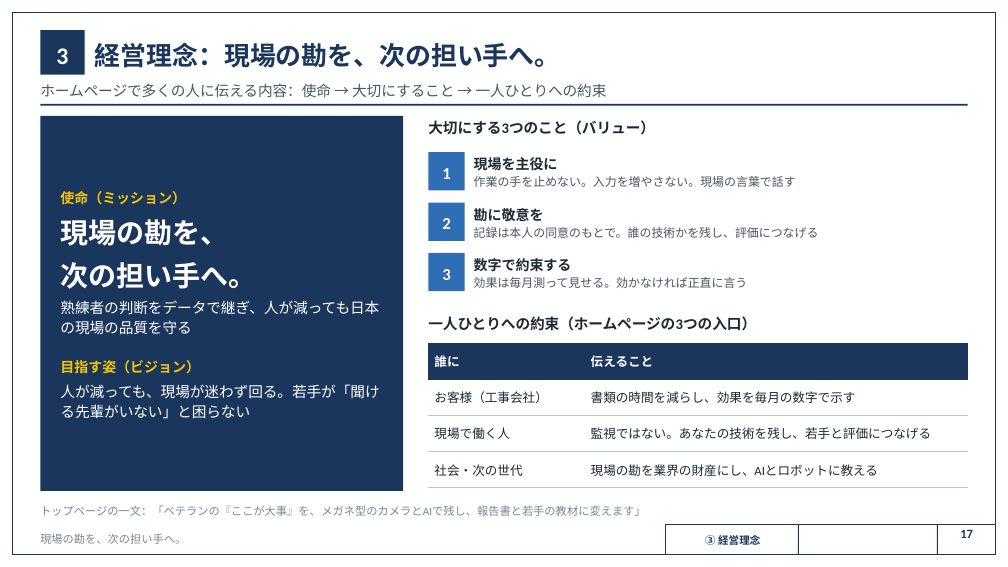
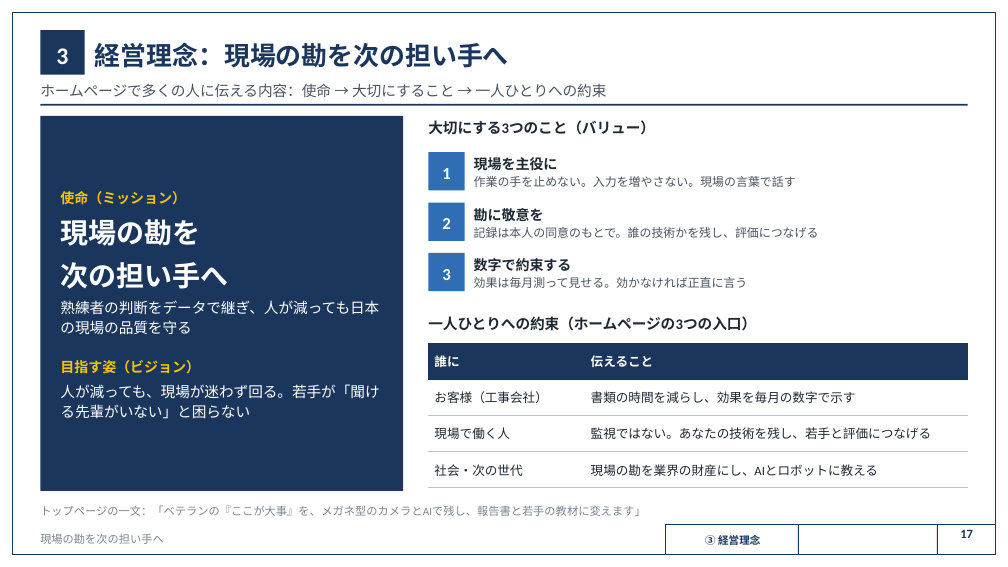
Before and after one commit to SEITOSHIKI/-ai-commute-audio-, a slide deck: slide 17 of deck/カンツギ_事業計画書_本編.pptx. Drawn at 1008x567 pixels with LibreOffice and Linux fonts; fonts in the diff are those of the drawing; background and template pictures are left out. Boxes give left, top, right and bottom in pixels: in the first picture for what was removed or moved away, otherwise in the second. Text is boxed around its words. In the diff, an @@ line names an element or a change of style, - is before the commit and + after.

```diff
--- a/deck/カンツギ_事業計画書_本編.pptx
+++ b/deck/カンツギ_事業計画書_本編.pptx
@@ text at <box>95,42,509,68</box>: text changed @@
-経営理念：現場の勘を、次の担い手へ。
+経営理念：現場の勘を次の担い手へ
@@ text at <box>60,219,228,289</box>: text changed @@
-現場の勘を、
-次の担い手へ。
+現場の勘を
+次の担い手へ
@@ text at <box>40,534,164,544</box>: text changed @@
-現場の勘を、次の担い手へ。
+現場の勘を次の担い手へ
```
Also in this commit, not shown: 32 other slides changed, 34 other files.
